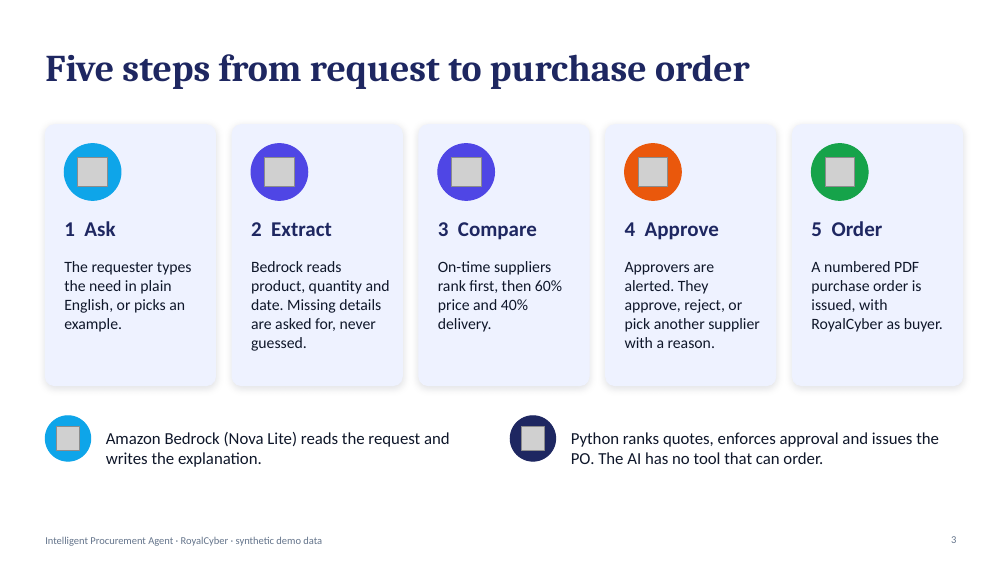
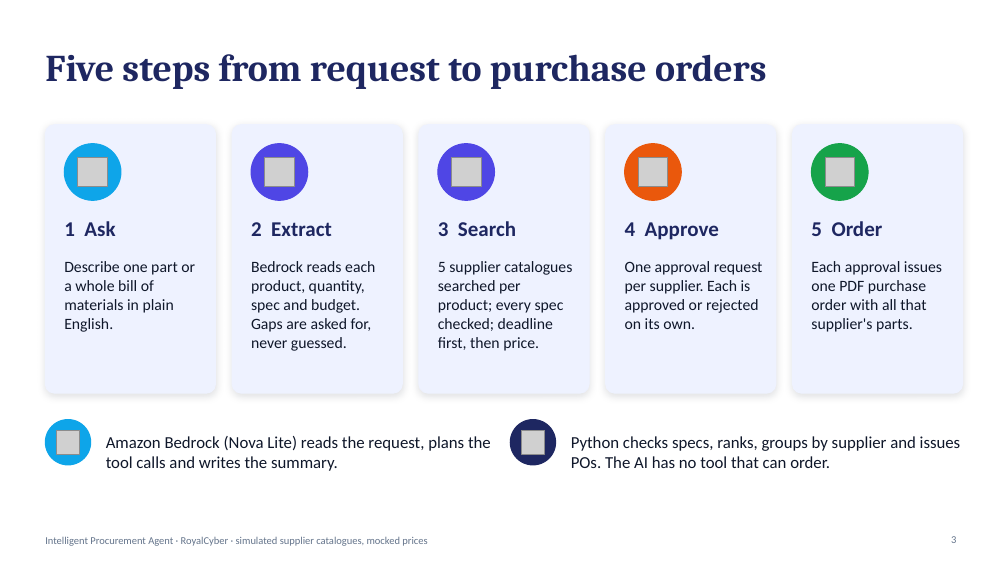
Before and after one commit to Madhukar07565/intelligent-procurement-agent, a slide deck: slide 3 of docs/presentation/Intelligent-Procurement-Agent.pptx. Drawn at 1008x567 pixels with LibreOffice and Linux fonts; fonts in the diff are those of the drawing; grey boxes stand for pictures. Boxes give left, top, right and bottom in pixels: in the first picture for what was removed or moved away, otherwise in the second. Text is boxed around its words. In the diff, an @@ line names an element or a change of style, - is before the commit and + after.

Commit message:
Update architecture diagrams, docs and deck for one approval request and PO per supplier

```diff
--- a/docs/presentation/Intelligent-Procurement-Agent.pptx
+++ b/docs/presentation/Intelligent-Procurement-Agent.pptx
@@ title at bbox=[45, 54, 767, 89]: text changed @@
-Five steps from request to purchase order
+Five steps from request to purchase orders
@@ rounded rectangle: place and size @@
-rounded rectangle at bbox=[45, 125, 216, 386]
+rounded rectangle at bbox=[45, 125, 216, 393]
@@ rounded rectangle: place and size @@
-rounded rectangle at bbox=[232, 125, 402, 386]
+rounded rectangle at bbox=[232, 125, 402, 393]
@@ rounded rectangle: place and size @@
-rounded rectangle at bbox=[419, 125, 589, 386]
+rounded rectangle at bbox=[419, 125, 589, 393]
@@ rounded rectangle: place and size @@
-rounded rectangle at bbox=[606, 125, 776, 386]
+rounded rectangle at bbox=[606, 125, 776, 393]
@@ rounded rectangle: place and size @@
-rounded rectangle at bbox=[792, 125, 963, 386]
+rounded rectangle at bbox=[792, 125, 963, 393]
@@ text at bbox=[438, 221, 516, 236]: text changed @@
-3 Compare
+3 Search
@@ text at bbox=[64, 261, 195, 332]: text changed @@
-The requester types the need in plain English, or picks an example.
+Describe one part or a whole bill of materials in plain English.
@@ text at bbox=[251, 261, 375, 351]: text changed @@
-Bedrock reads product, quantity and date. Missing details are asked for, never guessed.
+Bedrock reads each product, quantity, spec and budget. Gaps are asked for, never guessed.
@@ text at bbox=[438, 261, 572, 351]: text changed @@
-On-time suppliers rank first, then 60% price and 40% delivery.
+5 supplier catalogues searched per product; every spec checked; deadline first, then price.
@@ text at bbox=[625, 261, 763, 329]: text changed @@
-Approvers are alerted. They approve, reject, or pick another supplier with a reason.
+One approval request per supplier. Each is approved or rejected on its own.
@@ text at bbox=[811, 261, 942, 332]: text changed @@
-A numbered PDF purchase order is issued, with RoyalCyber as buyer.
+Each approval issues one PDF purchase order with all that supplier's parts.
@@ text at bbox=[106, 436, 491, 471]: text changed @@
-Amazon Bedrock (Nova Lite) reads the request and writes the explanation.
+Amazon Bedrock (Nova Lite) reads the request, plans the tool calls and writes the summary.
@@ 2 pictures, 2 ellipses: place and size @@
-2 pictures, 2 ellipses at bbox=[45, 416, 556, 461]
+2 pictures, 2 ellipses at bbox=[45, 420, 556, 465]
@@ text at bbox=[571, 436, 961, 468]: text changed @@
-Python ranks quotes, enforces approval and issues the PO. The AI has no tool that can order.
+Python checks specs, ranks, groups by supplier and issues POs. The AI has no tool that can order.
@@ text at bbox=[45, 536, 427, 546]: text changed @@
-Intelligent Procurement Agent · RoyalCyber · synthetic demo data
+Intelligent Procurement Agent · RoyalCyber · simulated supplier catalogues, mocked prices
```
Also in this commit, not shown: 9 other slides changed, 3 slides added, 2 slides removed, 20 other files.
